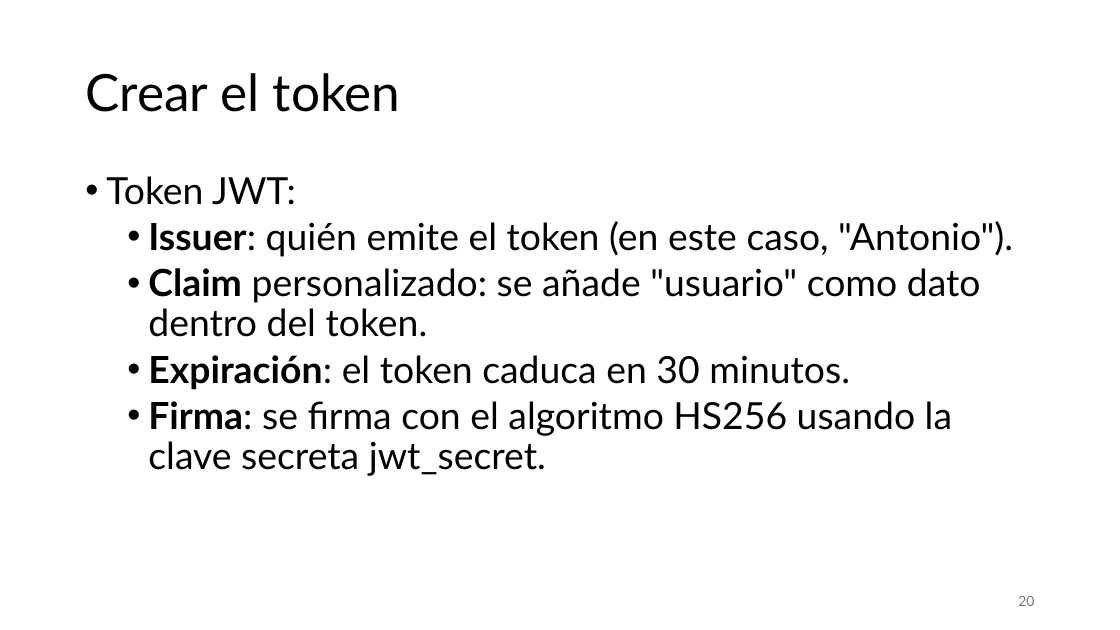
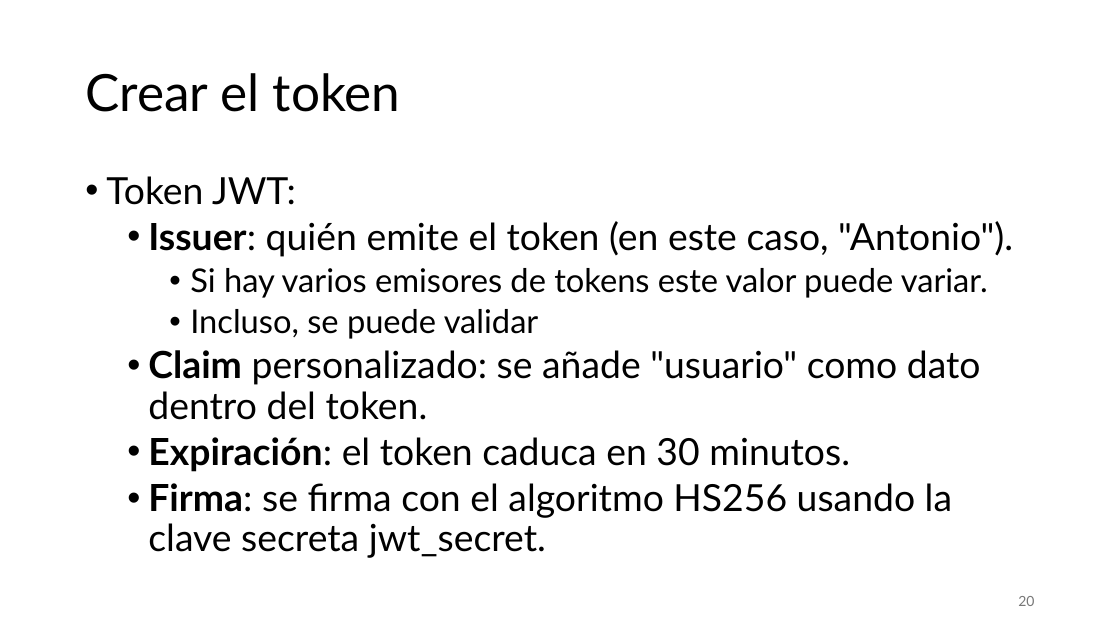
Before and after one commit to aldebarran22/CURSO_CPP_SERVICIOS_30H, a slide deck: slide 20 of doc/6_Seguridad_servicios_web_cpp.pptx. Drawn at 1120x630 pixels with LibreOffice and Linux fonts; fonts in the diff are those of the drawing. Boxes give left, top, right and bottom in pixels: in the first picture for what was removed or moved away, otherwise in the second. Text is boxed around its words. In the diff, an @@ line names an element or a change of style, - is before the commit and + after.

```diff
--- a/doc/6_Seguridad_servicios_web_cpp.pptx
+++ b/doc/6_Seguridad_servicios_web_cpp.pptx
@@ text at [190,268,988,339]: paragraphs added @@
+    • Si hay varios emisores de tokens este valor puede variar.
+    • Incluso, se puede validar
```
Also in this commit, not shown: 3 slides added, 5 other files.
